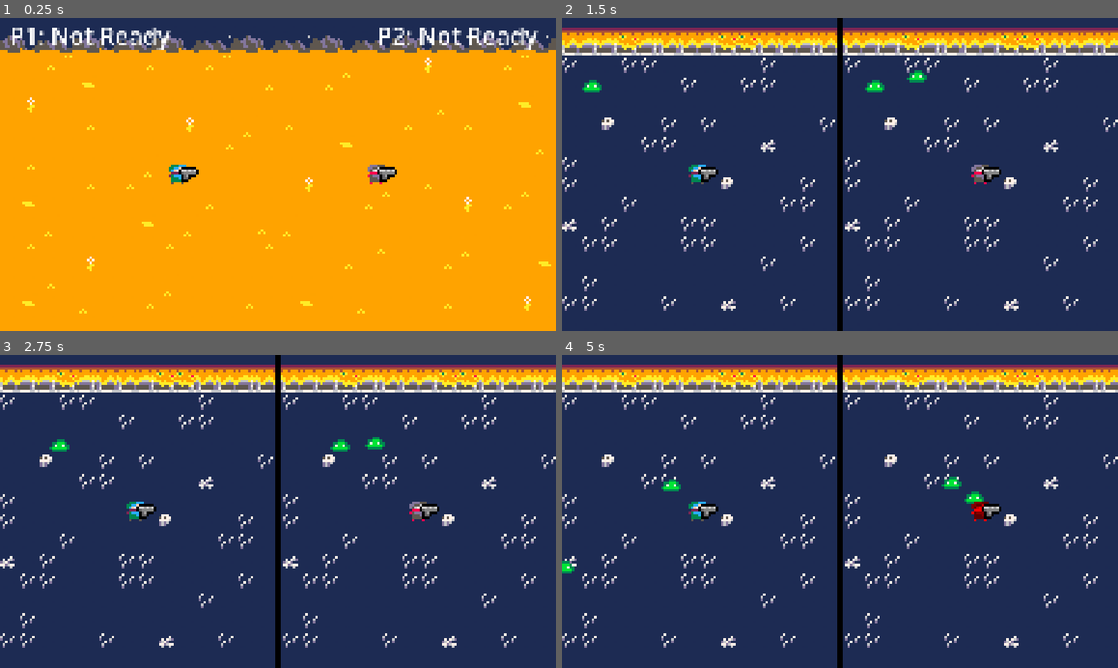
Above: before the commit, frames 1-4 (two rows, left to right).
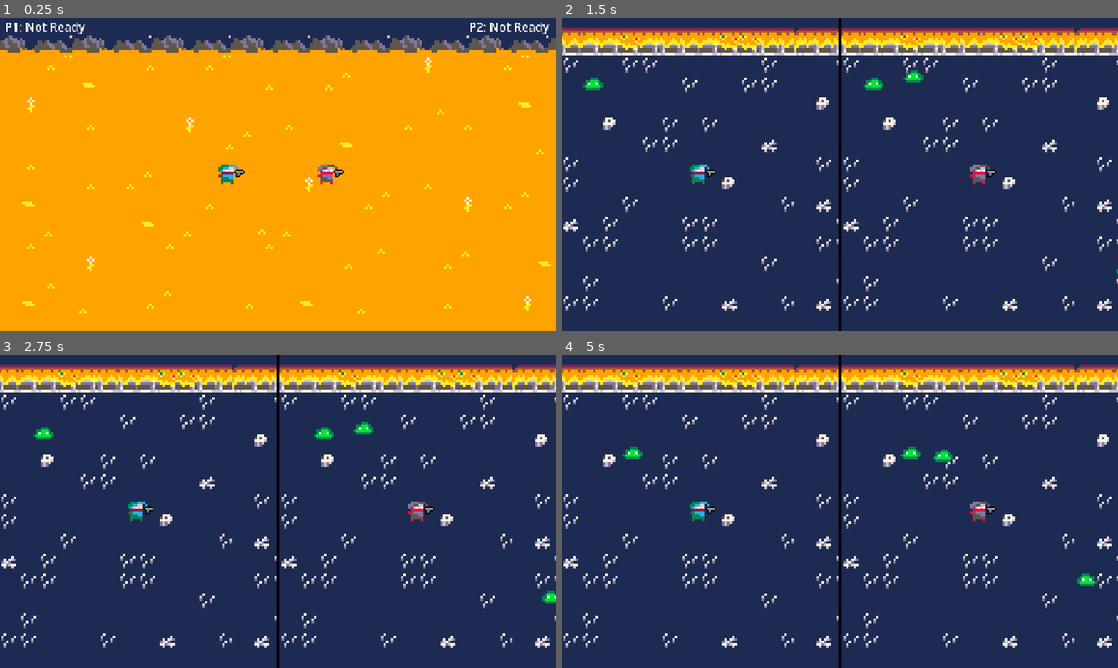
Above: after the commit, the same moments.

Repository: SamZhang150/rivals-ascent
Game: Godot game, scene res://scenes/core/splitscreen.tscn
The game is run twice, just before and just after one commit, with the same random seed, the same clock (stepped at 60 frames per second) and the same inputs.
Inputs (mouse positions are in pixels of both pictures, inside the frame that each line leads up to):
- Up to frame 1 (0.25 s): no input
- Up to frame 2 (1.5 s): tap Enter at 0.5 s; move the mouse to (962, 158) at 0.52 s; hold Shift (p1_ready) 0.53-1.28 s; tap Space at 1.25 s; move the mouse to (728, 190) at 1.27 s; tap M (p2_ready) at 1.35 s
- Up to frame 3 (2.75 s): move the mouse to (333, 442) at 2.02 s; hold Shift (p1_ready) from 2.03 s (still down)
- Up to frame 4 (5 s): move the mouse to (812, 574) at 2.77 s; release Shift (p1_ready) at 2.78 s; tap M (p2_ready) at 2.85, 4.35 s; move the mouse to (1006, 558) at 3.52 s; hold Shift (p1_ready) 3.53-4.28 s; move the mouse to (673, 464) at 4.27 s

The runs differ from the first frame. In frame 1, 2.6% of the frame differs, in the area x 1-99%, y 1-54%; in frame 2, 5.9%; in frame 3, 6.3%; in frame 4, 6.4%, in the area x 0-100%, y 0-100%.

Commit message:
upscale everything

Diff:
--- a/project.godot
+++ b/project.godot
@@ -25,7 +25,7 @@
 window/size/viewport_width=1792
 window/size/viewport_height=1008
 window/stretch/mode="viewport"
-window/stretch/scale=8.0
+window/stretch/scale=4.0
 
 [input]
 
--- a/scenes/core/splitscreen.tscn
+++ b/scenes/core/splitscreen.tscn
@@ -5,11 +5,12 @@
 [ext_resource type="PackedScene" uid="uid://b7fgp2hgf4f5g" path="res://scenes/levels/shared/lobby.tscn" id="1_nd0h1"]
 [ext_resource type="Resource" uid="uid://m0kpf2rdypio" path="res://scripts/levels/dungeon_pool.tres" id="2_qrlqk"]
 [ext_resource type="PackedScene" uid="uid://dghjbmvjnkbp7" path="res://scenes/entities/player.tscn" id="5_w00f7"]
-[ext_resource type="PackedScene" uid="uid://cmu10ds2x6gbk" path="res://scenes/ui/health_ui.tscn" id="6_uskqa"]
+[ext_resource type="PackedScene" path="res://scenes/ui/health_ui.tscn" id="6_uskqa"]
 [ext_resource type="PackedScene" uid="uid://ddh3y03ry2ldy" path="res://scenes/ui/shop_ui.tscn" id="6_w74f3"]
 
 [node name="Splitscreen" type="Node2D" unique_id=1386558526]
 z_index = -5
+texture_filter = 1
 script = ExtResource("1_70hwx")
 dungeon_pool = ExtResource("2_qrlqk")
 lobby_room_scene = ExtResource("1_nd0h1")
@@ -46,7 +47,7 @@
 handle_input_locally = false
 snap_2d_transforms_to_pixel = true
 snap_2d_vertices_to_pixel = true
-size = Vector2i(108, 122)
+size = Vector2i(216, 244)
 render_target_update_mode = 4
 
 [node name="HealthUI" parent="ScreenDisplay/ViewportContainer/Left/SubViewport" unique_id=830834019 instance=ExtResource("6_uskqa")]
@@ -59,7 +60,7 @@
 handle_input_locally = false
 snap_2d_transforms_to_pixel = true
 snap_2d_vertices_to_pixel = true
-size = Vector2i(108, 122)
+size = Vector2i(216, 244)
 render_target_update_mode = 4
 
 [node name="HealthUI" parent="ScreenDisplay/ViewportContainer/Right/SubViewport" unique_id=695591265 instance=ExtResource("6_uskqa")]
@@ -81,8 +82,8 @@
 
 [node name="P2ReadyLabel" type="Label" parent="UI/ReadyUpUI" unique_id=1600222840]
 layout_mode = 0
-offset_left = 152.0
-offset_right = 192.0
+offset_left = 378.0
+offset_right = 418.0
 offset_bottom = 23.0
 scale = Vector2(0.6, 0.6)
 horizontal_alignment = 2
--- a/scenes/entities/enemies/slime.tscn
+++ b/scenes/entities/enemies/slime.tscn
@@ -47,6 +47,7 @@
 script = ExtResource("1_ljkv1")
 
 [node name="AnimatedSprite2D" type="AnimatedSprite2D" parent="." unique_id=1200022150]
+texture_filter = 1
 sprite_frames = SubResource("SpriteFrames_rw4dm")
 animation = &"run"
 autoplay = "idle"
--- a/scenes/entities/player.tscn
+++ b/scenes/entities/player.tscn
@@ -98,10 +98,13 @@
 
 [node name="Player" type="CharacterBody2D" unique_id=897775928]
 z_index = 1
+scale = Vector2(2, 2)
 collision_layer = 2
 script = ExtResource("1_ucweq")
+speed = 100.0
 
 [node name="AnimatedSprite2D" type="AnimatedSprite2D" parent="." unique_id=1251588531]
+texture_filter = 1
 sprite_frames = SubResource("SpriteFrames_dnykm")
 animation = &"p1_run"
 
--- a/scenes/entities/weapons/pistol.tscn
+++ b/scenes/entities/weapons/pistol.tscn
@@ -46,6 +46,7 @@
 }]
 
 [node name="Pistol" type="Node2D" unique_id=1518235098]
+scale = Vector2(0.5, 0.5)
 script = ExtResource("1_pojl6")
 fire_rate = 6.0
 damage = 10
--- a/scenes/levels/dungeon/difficulty_1/room1a.tscn
+++ b/scenes/levels/dungeon/difficulty_1/room1a.tscn
@@ -585,6 +585,7 @@
 size = Vector2(224, 2)
 
 [node name="Room1a" type="Node2D" unique_id=156781219]
+scale = Vector2(2, 2)
 script = ExtResource("1_0f117")
 
 [node name="TileMapLayerFloor" type="TileMapLayer" parent="." unique_id=1389730707]
--- a/scenes/levels/dungeon/difficulty_1/room1b.tscn
+++ b/scenes/levels/dungeon/difficulty_1/room1b.tscn
@@ -585,6 +585,7 @@
 size = Vector2(224, 2)
 
 [node name="Room1b" type="Node2D" unique_id=243359576]
+scale = Vector2(2, 2)
 script = ExtResource("1_87hwi")
 
 [node name="TileMapLayerFloor" type="TileMapLayer" parent="." unique_id=165642663]
--- a/scenes/levels/dungeon/difficulty_2/room1c.tscn
+++ b/scenes/levels/dungeon/difficulty_2/room1c.tscn
@@ -588,19 +588,23 @@
 script = ExtResource("1_edvde")
 
 [node name="TileMapLayerFloor" type="TileMapLayer" parent="." unique_id=1086208901]
+scale = Vector2(2, 2)
 tile_map_data = PackedByteArray("AAAAAAAAAQAGAAUAAAABAAAAAQAGAAUAAAACAAAAAQAGAAUAAAADAAAAAQAGAAUAAAAEAAAAAQAGAAUAAAAFAA …(7088 unchanged characters)…
 tile_set = SubResource("TileSet_jwr0s")
 collision_enabled = false
 
 [node name="TileMapLayerWalls" type="TileMapLayer" parent="." unique_id=15032086]
+scale = Vector2(2, 2)
 tile_map_data = PackedByteArray("AAAAAAEAAAACAAkAAAABAAEAAAADAAkAAAACAAEAAAADAAkAAAADAAEAAAAFAAkAAAAEAAEAAAAFAAkAAAAFAA …(816 unchanged characters)…
 tile_set = SubResource("TileSet_hcjwa")
 
 [node name="SpawnPoint" type="Marker2D" parent="." unique_id=65379938]
 z_index = -1
 position = Vector2(112, 64)
+scale = Vector2(2, 2)
 
 [node name="ExitDoor" type="StaticBody2D" parent="." unique_id=1099073006]
+scale = Vector2(2, 2)
 
 [node name="CollisionShape2D" type="CollisionShape2D" parent="ExitDoor" unique_id=1148459218]
 position = Vector2(206, 111)
@@ -612,6 +616,7 @@
 animation = &"closed"
 
 [node name="ExitTrigger" type="Area2D" parent="." unique_id=776387204]
+scale = Vector2(2, 2)
 
 [node name="CollisionShape2D" type="CollisionShape2D" parent="ExitTrigger" unique_id=1239426810]
 position = Vector2(206, 111)
@@ -619,8 +624,10 @@
 
 [node name="Slime" parent="." unique_id=1718233248 instance=ExtResource("3_vddnq")]
 position = Vector2(68, 29)
+scale = Vector2(2, 2)
 
 [node name="Walls" type="StaticBody2D" parent="." unique_id=1415512183]
+scale = Vector2(2, 2)
 collision_mask = 6
 
 [node name="top" type="CollisionShape2D" parent="Walls" unique_id=739956223]
--- a/scenes/levels/dungeon/difficulty_2/room1d.tscn
+++ b/scenes/levels/dungeon/difficulty_2/room1d.tscn
@@ -588,19 +588,23 @@
 script = ExtResource("1_l2iv4")
 
 [node name="TileMapLayerFloor" type="TileMapLayer" parent="." unique_id=259368937]
+scale = Vector2(2, 2)
 tile_map_data = PackedByteArray("AAAAAAAAAQAGAAUAAAABAAAAAQAGAAUAAAACAAAAAQAGAAUAAAADAAAAAQAGAAUAAAAEAAAAAQAGAAUAAAAFAA …(7088 unchanged characters)…
 tile_set = SubResource("TileSet_6s1qq")
 collision_enabled = false
 
 [node name="TileMapLayerWalls" type="TileMapLayer" parent="." unique_id=1775504246]
+scale = Vector2(2, 2)
 tile_map_data = PackedByteArray("AAAAAAEAAAACAAkAAAABAAEAAAADAAkAAAACAAEAAAADAAkAAAADAAEAAAAFAAkAAAAEAAEAAAAFAAkAAAAFAA …(816 unchanged characters)…
 tile_set = SubResource("TileSet_5xke0")
 
 [node name="SpawnPoint" type="Marker2D" parent="." unique_id=1472486320]
 z_index = -1
 position = Vector2(112, 64)
+scale = Vector2(2, 2)
 
 [node name="ExitDoor" type="StaticBody2D" parent="." unique_id=1471887558]
+scale = Vector2(2, 2)
 
 [node name="CollisionShape2D" type="CollisionShape2D" parent="ExitDoor" unique_id=1317894135]
 position = Vector2(206, 111)
@@ -612,6 +616,7 @@
 animation = &"closed"
 
 [node name="ExitTrigger" type="Area2D" parent="." unique_id=146834825]
+scale = Vector2(2, 2)
 
 [node name="CollisionShape2D" type="CollisionShape2D" parent="ExitTrigger" unique_id=1201513599]
 position = Vector2(206, 111)
@@ -619,8 +624,10 @@
 
 [node name="Slime" parent="." unique_id=1718233248 instance=ExtResource("3_ewlcl")]
 position = Vector2(68, 29)
+scale = Vector2(2, 2)
 
 [node name="Walls" type="StaticBody2D" parent="." unique_id=122058383]
+scale = Vector2(2, 2)
 collision_mask = 6
 
 [node name="top" type="CollisionShape2D" parent="Walls" unique_id=2015097491]
--- a/scenes/levels/shared/lobby.tscn
+++ b/scenes/levels/shared/lobby.tscn
@@ -544,6 +544,7 @@
 
 [node name="Lobby" type="Node2D" unique_id=522539396]
 z_index = -1
+scale = Vector2(2, 2)
 
 [node name="TileMapLayerFloor" type="TileMapLayer" parent="." unique_id=2101847206]
 tile_map_data = PackedByteArray("AAAAAAAAAQACAAQAAAABAAAAAQACAAQAAAACAAAAAQACAAQAAAADAAAAAQACAAQAAAAEAAAAAQACAAQAAAAFAA …(7088 unchanged characters)…
--- a/scenes/levels/shared/shop.tscn
+++ b/scenes/levels/shared/shop.tscn
@@ -541,6 +541,7 @@
 
 [node name="Shop" type="Node2D" unique_id=1031458622]
 z_index = -1
+scale = Vector2(2, 2)
 
 [node name="TileMapLayerFloor" type="TileMapLayer" parent="." unique_id=1362259016]
 tile_map_data = PackedByteArray("AAAAAAAAAQAHAAgAAAABAAAAAQAHAAgAAAACAAAAAQAHAAgAAAADAAAAAQAHAAgAAAAEAAAAAQAHAAgAAAAFAA …(7088 unchanged characters)…
--- a/scripts/core/splitscreen.gd
+++ b/scripts/core/splitscreen.gd
@@ -136,13 +136,13 @@
 		ScreenMode.SPLIT:
 			left_container.visible = true
 			right_container.visible = true
-			left_viewport.size = Vector2i(112, 126)
-			right_viewport.size = Vector2i(112, 126)
+			left_viewport.size = Vector2i(224, 252)
+			right_viewport.size = Vector2i(224, 252)
 		ScreenMode.SHARED:
 			left_container.visible = true
 			right_container.visible = false
 			# Full logical width when taking the whole screen
-			left_viewport.size = Vector2i(224, 126)
+			left_viewport.size = Vector2i(448, 252)
 
 
 # ─── PLAYER SPAWNING ────────────────────────────────────
